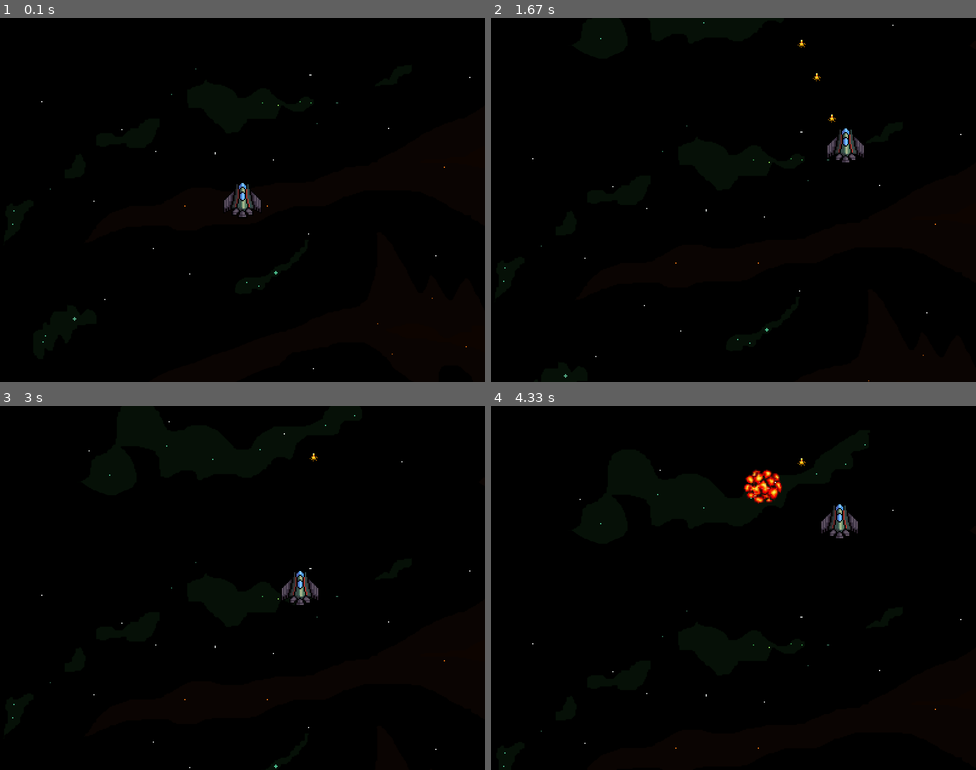
Above: before the commit, frames 1-4 (two rows, left to right).
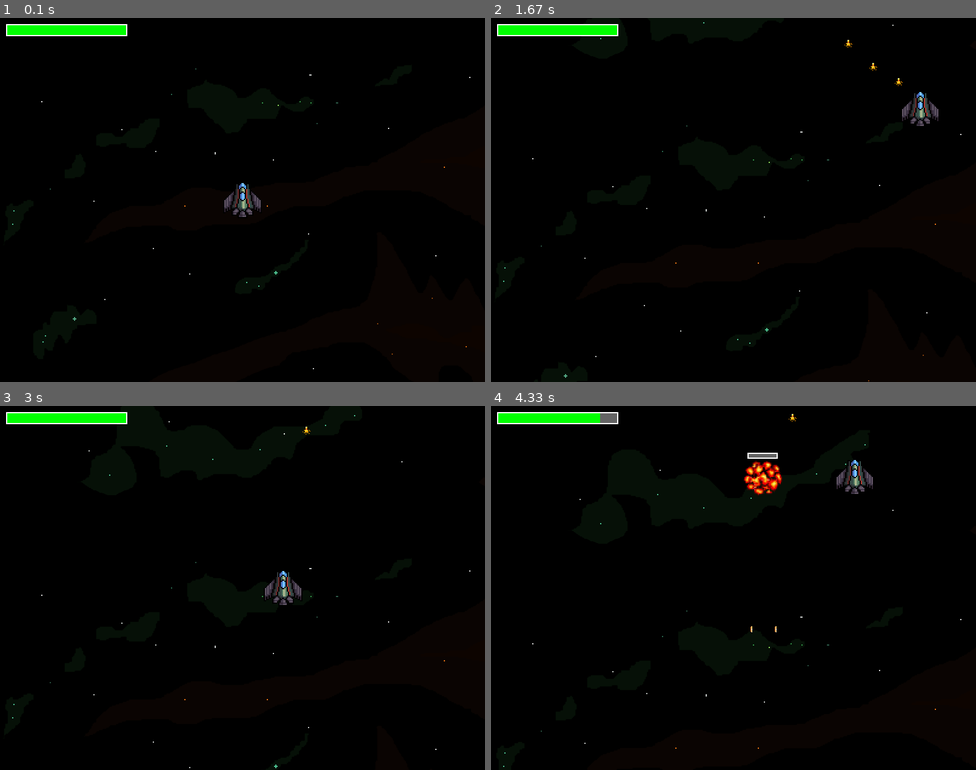
Above: after the commit, the same moments.

Repository: wiktoriamarczyk/SpaceShooter2D-Pygame
Game: pygame game, started from main.py
Two runs of this game, one before a commit and one after it. Both use one fixed random seed, a clock stepped at 60 frames per second and the inputs below.
Inputs:
- Up to frame 1 (0.1 s): no input
- Up to frame 2 (1.67 s): tap Space at 0.33, 0.73, 1.03, 1.23, 1.57 s; hold Right 0.67-1.13 s; hold Up 1.17-1.47 s; hold Right from 1.5 s (still down)
- Up to frame 3 (3 s): tap Space at 1.87, 2.07, 2.37, 2.63, 2.97 s; release Right at 1.97 s; hold Left 2-2.53 s; hold Down 2.57-2.87 s; hold Left from 2.9 s (still down)
- Up to frame 4 (4.33 s): tap Space at 3.27, 3.4, 3.8, 4.1 s; release Left at 3.3 s; hold Up 3.33-3.7 s; hold Right from 3.73 s (still down)

The runs differ from the first frame. In frame 1, 0.8% of the frame differs, in the area x 1-27%, y 1-5%; in frame 2, 1.6%; in frame 3, 1.4%; in frame 4, 2.4%, in the area x 1-79%, y 1-63%.

Commit message:
Add health bars

Diff:
--- a/BombEnemy.py
+++ b/BombEnemy.py
@@ -12,7 +12,7 @@
         self.start_position = position
         self.direction = ObjectDirection.LEFT
         self.shooting_timer = 0.75
-        self.health = 40
+        self.health = self.max_health = 40
 
         self.initialize()
 
--- a/GameObject.py
+++ b/GameObject.py
@@ -6,7 +6,8 @@
         self.position = pg.Vector2(0, 0)
         self.speed = 0
         self.image = sprite if sprite else None
-        self.health = 30
+        self.health = self.max_health = 30
+        self.max_health = 30
         self.alive = True
         self.rect = None
 
@@ -29,8 +30,8 @@
         return self.rect
 
     def update_health(self, damage):
-        if self.health > 0:
-            self.health -= damage
+        self.health += damage
+        self.health = max(0, min(self.health, self.max_health))
 
     def clear_health(self):
         self.health = 0
--- a/InGameState.py
+++ b/InGameState.py
@@ -54,6 +54,7 @@
         for game_object in self.game_objects:
             game_object.render(screen)
         self.ship.render(screen)
+        self.__render_health_bars(screen)
 
 
     def handle_events(self, events):
@@ -72,6 +73,37 @@
         self.ship = ship
 
 
+    def __render_health_bars(self, screen):
+        # Dimensions of the health bar
+        player_bar_width = 200
+        player_bar_height = 20
+        enemy_bar_witdh = 50
+        enemy_bar_height = 10
+        player_bar_x = 10  # Padding from the left
+        player_bar_y = 10  # Padding from the top
+
+        # Draw health bar for Player
+        health_percentage = max(0, self.ship.health / self.ship.max_health)
+        current_bar_width = int(player_bar_width * health_percentage)
+
+        pg.draw.rect(screen, (100, 100, 100), (player_bar_x, player_bar_y, player_bar_width, player_bar_height))  # Background
+        pg.draw.rect(screen, (0, 255, 0), (player_bar_x, player_bar_y, current_bar_width, player_bar_height))  # Foreground
+        pg.draw.rect(screen, (255, 255, 255), (player_bar_x, player_bar_y, player_bar_width, player_bar_height), 2) # Border
+
+        # Draw health bar for Enemies
+        for go in self.game_objects:
+            if isinstance(go, Enemy):
+                health_percentage = max(0, go.health / go.max_health)
+                current_bar_width = int(enemy_bar_witdh * health_percentage)
+
+                enemy_bar_x = int(go.position.x - enemy_bar_witdh / 2)
+                enemy_bar_y = int(go.position.y - SHIP_SIZE / 2 - 10)
+
+                pg.draw.rect(screen, (100, 100, 100), (enemy_bar_x, enemy_bar_y, enemy_bar_witdh, enemy_bar_height))
+                pg.draw.rect(screen, (0, 255, 0), (enemy_bar_x, enemy_bar_y, current_bar_width, enemy_bar_height))
+                pg.draw.rect(screen, (255, 255, 255), (enemy_bar_x, enemy_bar_y, enemy_bar_witdh, enemy_bar_height), 2)
+
+
     def __fire_bullet(self):
         bullet_pos = self.ship.position
         path = WEAPONS_PATH + "/bullet.png"
@@ -135,7 +167,7 @@
         # check ship collision with enemy bullets
         for eb in enemy_bullets:
             if self.__check_rect_collision(eb, self.ship) == True:
-                self.ship.update_health(eb.dealing_damage)
+                self.ship.update_health(-eb.dealing_damage)
                 eb.clear_health()
 
         for go in self.game_objects:
@@ -143,12 +175,12 @@
             if isinstance(go, Enemy):
                 # check collision with player ship
                 if self.__check_rect_collision(go, self.ship) == True:
-                    self.ship.update_health(COLLISION_DEALT_DAMAGE)
-                    go.update_health(COLLISION_DEALT_DAMAGE)
+                    self.ship.update_health(-COLLISION_DEALT_DAMAGE)
+                    go.update_health(-COLLISION_DEALT_DAMAGE)
                 # check collision with player bullets
                 for pb in player_bullets:
                     if self.__check_rect_collision(go, pb) == True:
-                        go.update_health(pb.dealing_damage)
+                        go.update_health(-pb.dealing_damage)
                         pb.clear_health()
 
 
@@ -169,7 +201,6 @@
             # if we have spawned all enemy waves, spawn random enemy wave
             if self.enemy_wave_index > len(self.enemy_types):
                 self.enemy_type_index = random.randint(0, len(self.enemy_types) - 1)
-                print("Random enemy spawned", self.enemy_type_index)
             else:
                 self.enemy_type_index = (self.enemy_type_index + 1) % len(self.enemy_types)
 
--- a/Ship.py
+++ b/Ship.py
@@ -6,8 +6,8 @@
 
         self.size = pg.Vector2(SHIP_SIZE, SHIP_SIZE)
         self.position = pg.Vector2(SCREEN_WIDTH / 2, SCREEN_HEIGHT / 2)
-        self.speed = 300
-        self.health = 1000
+        self.speed = 500
+        self.health = self.max_health = 1000
         self.dealing_damage = 25
 
         self.initialize()
@@ -16,7 +16,21 @@
     def update(self, delta_time):
         super().update(delta_time)
 
+        if self.health <= 0:
+
+            # rotate the image around
+            self.image = pg.transform.rotate(self.image, 90)
+            self.image = pg.transform.scale(self.image, self.size)
+
+            self.position.y += self.speed * delta_time
+            if self.position.y < 0:
+                self.alive = False
+                print("Game Over")
+
+            return
+
         self.__handle_movement(delta_time)
+
 
 
     def render(self, screen):
--- a/TargetingEnemy.py
+++ b/TargetingEnemy.py
@@ -11,7 +11,7 @@
         super().__init__(position, sprite, bullet_sprite)
         self.speed = 250
         self.shooting_timer = 1.5
-        self.health = 50
+        self.health = self.max_health = 50
 
         self.initialize()
 
